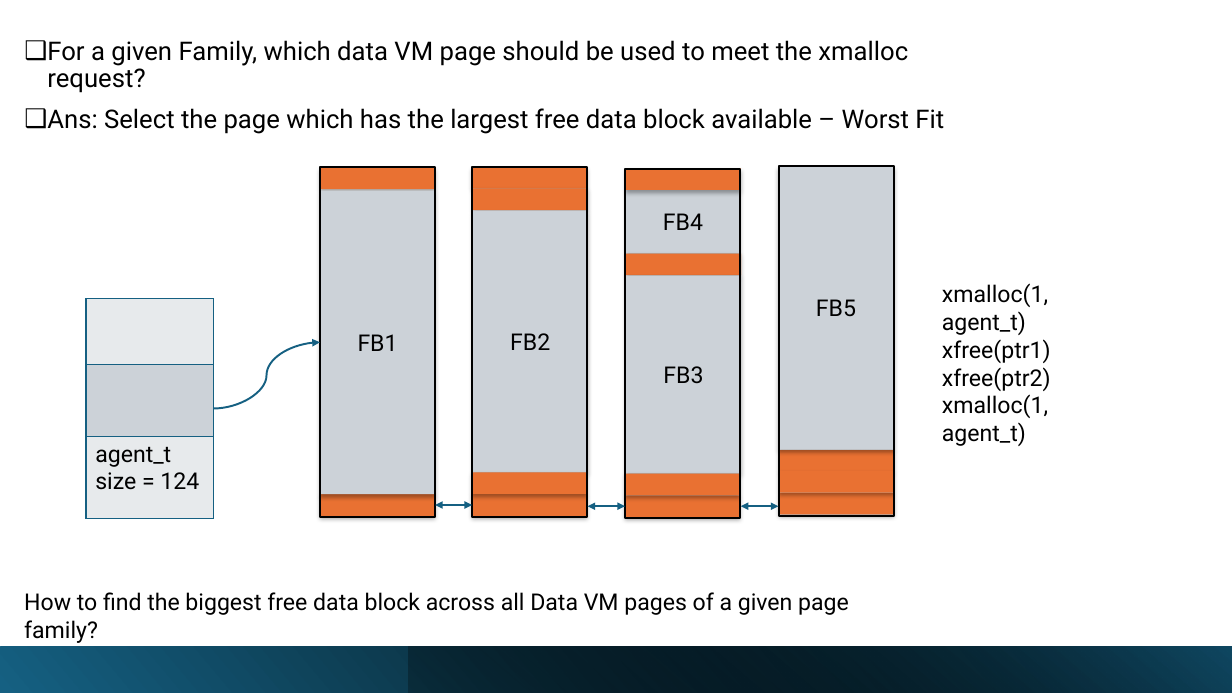
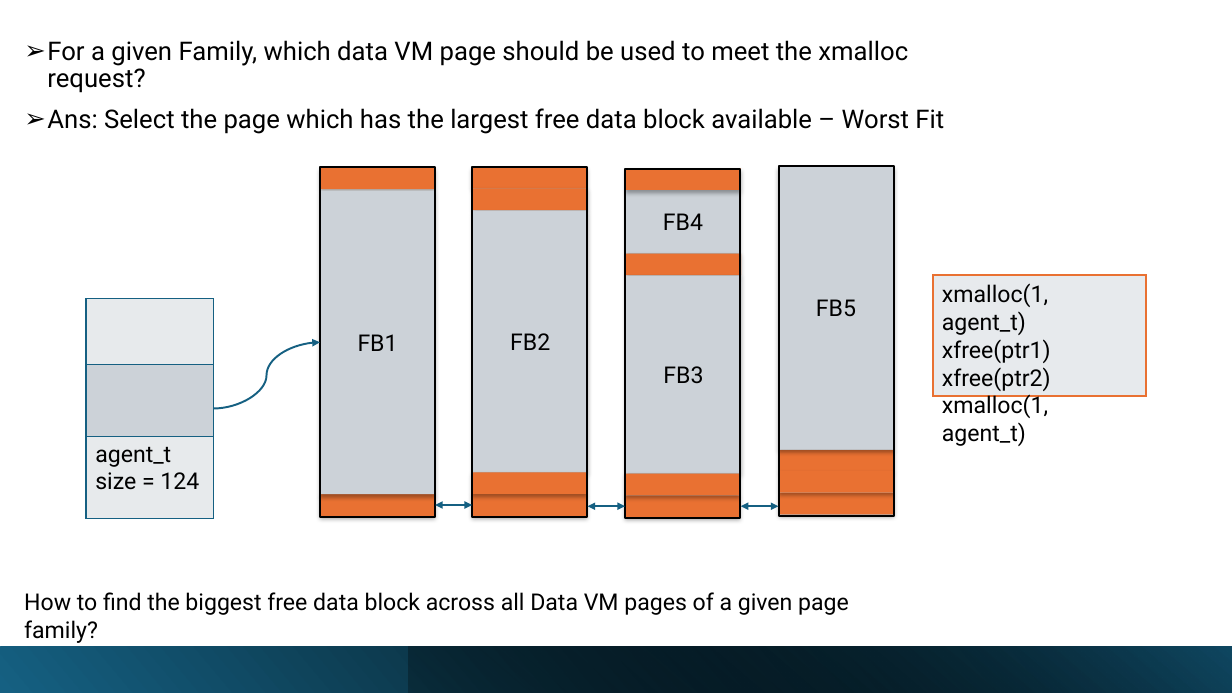
Before and after one commit to Mahmoud-Abdelraouf/STmicro-System-Programming-under-Linux, a slide deck: slide 56 of 04.Advanced/Tasks/Heap_Memory_Manager/Project_Documentation/HeapMemoryManager.pptx. Drawn at 1232x693 pixels with LibreOffice and Linux fonts; fonts in the diff are those of the drawing. Boxes give left, top, right and bottom in pixels: in the first picture for what was removed or moved away, otherwise in the second. Text is boxed around its words. In the diff, an @@ line names an element or a change of style, - is before the commit and + after.

Commit message:
update the presentation

```diff
--- a/04.Advanced/Tasks/Heap_Memory_Manager/Project_Documentation/HeapMemoryManager.pptx
+++ b/04.Advanced/Tasks/Heap_Memory_Manager/Project_Documentation/HeapMemoryManager.pptx
@@ text "For a given Family, which ..." at bbox=[47, 40, 944, 134]: bullet ❑ to ➢ @@
@@ rectangle "xmalloc(1, agent_t)": place and size @@
-rectangle "xmalloc(1, agent_t)" at bbox=[942, 283, 1051, 446]
+rectangle "xmalloc(1, agent_t)" at bbox=[933, 275, 1147, 396]
@@ rectangle "xmalloc(1, agent_t)" at bbox=[933, 275, 1147, 396]: fill none to #E7EAED; outline none to #E97132 1.5 pt @@
```
Also in this commit, not shown: 1 other slide changed, 13 slides added.
